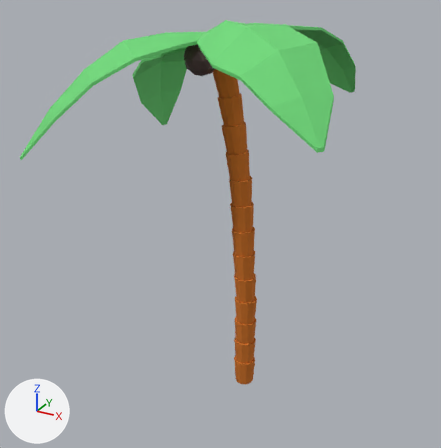
One commit to the glTF model models/palm.glb: the scene before it, then after it.
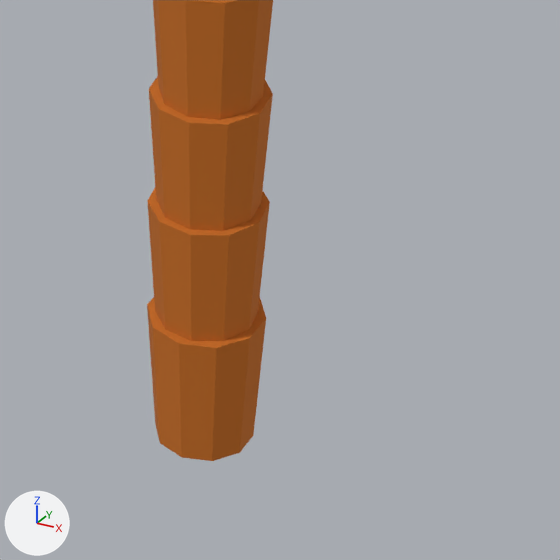
The first picture shows the older version from a 50 mm lens placed at (3.29, -6.72, 5.62), pointed at (-0.28, -0.23, 2.38). The close-ups show both versions on the part from 47% to 70% of the width and 68% to 90% of the height of that picture; other places that the commit changed are outside them. Every picture has the same lights, and +X, +Y and +Z are marked at lower left. Where no turn or scale is listed for an object, it has been applied to the vertices.
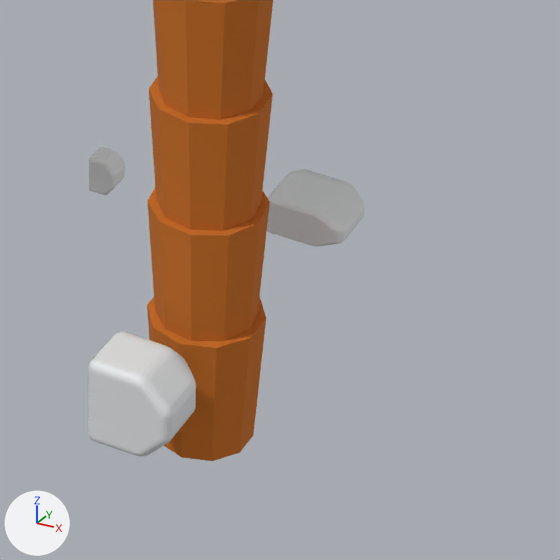
The change, as a diff of the scene's bpy script:
```diff
--- a/models/palm.glb.py
+++ b/models/palm.glb.py
@@ mat_material_005 @@
+mat_material_005 = principled_material('Material.005')
+mat_material_005.base_color = (0.784, 0.799, 0.815)  # white #e5e7e9
@@ mat_material_003 @@
+mat_material_003 = principled_material('Material.003')
+mat_material_003.base_color = (0.784, 0.799, 0.815)  # white #e5e7e9
@@ mat_material_001 @@
+mat_material_001 = principled_material('Material.001')
+mat_material_001.base_color = (0.784, 0.799, 0.815)  # white #e5e7e9
@@ me_cube_005 @@
+me_cube_005.from_pydata(...)  # 290 vertices, 576 faces; spans x -0.041..0.041, y -0.05..0.05, z -0.0568..0.0568
+me_cube_005.materials.append(mat_material_005)  # white #e5e7e9
@@ me_cube_003 @@
+me_cube_003.from_pydata(...)  # 290 vertices, 576 faces; spans x -0.118..0.118, y -0.118..0.118, z -0.124..0.124
+me_cube_003.materials.append(mat_material_003)  # white #e5e7e9
@@ me_cube_001 @@
+me_cube_001.from_pydata(...)  # 290 vertices, 576 faces; spans x -0.118..0.118, y -0.118..0.118, z -0.058..0.058
+me_cube_001.materials.append(mat_material_001)  # white #e5e7e9
@@ ob_cube_004 @@
+ob_cube_004 = bpy.data.objects.new('Cube.004', me_cube_005)
+ob_cube_004.location = (-0.596, 0.58, 0.09)
@@ ob_cube_002 @@
+ob_cube_002 = bpy.data.objects.new('Cube.002', me_cube_003)
+ob_cube_002.location = (0.0, -0.322, 0.152)
@@ ob_cube_001 @@
+ob_cube_001 = bpy.data.objects.new('Cube.001', me_cube_001)
+ob_cube_001.location = (0.0, 0.706, 0.09)
```

Location of each change, (x1, y1, x2, y2) in pixels of the close-ups (560 x 560 px):
'Cube.002', added
    after: (88, 332, 196, 457)
'Cube.001', added
    after: (267, 169, 364, 246)
'Cube.004', added
    after: (89, 147, 125, 195)
